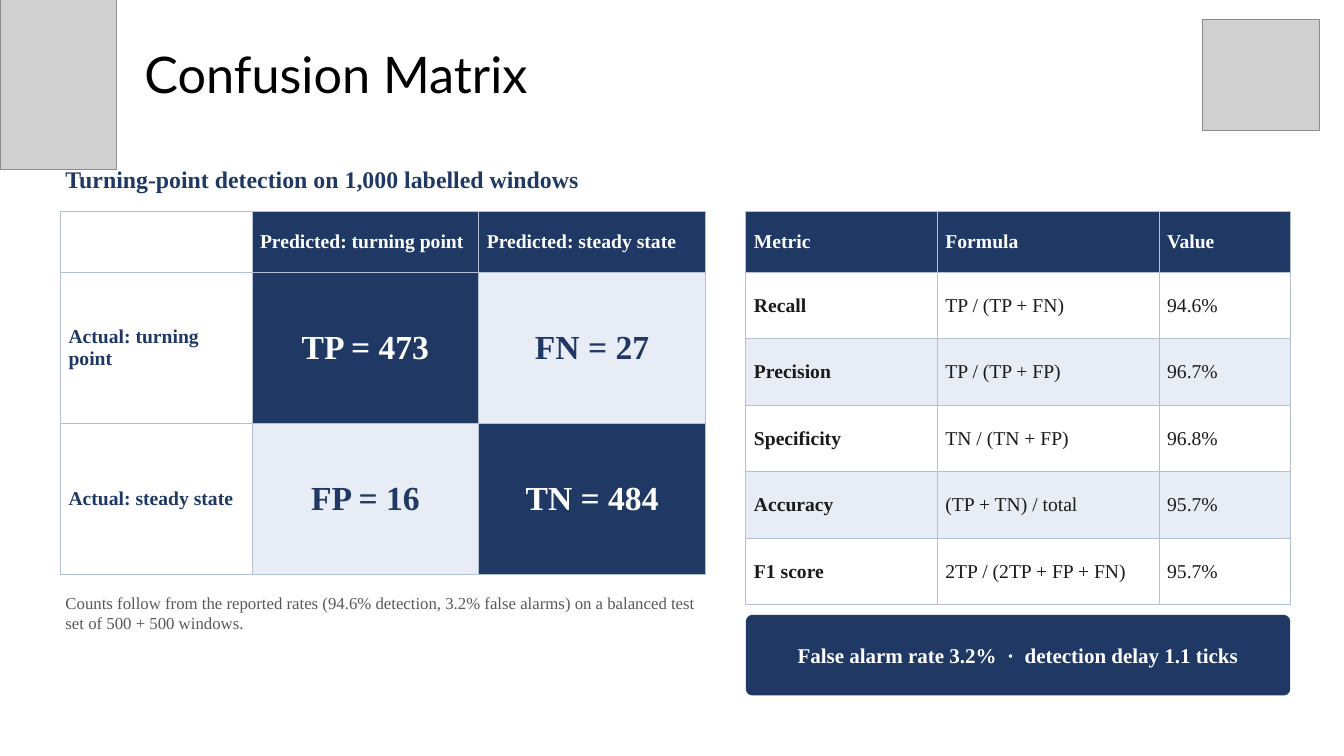
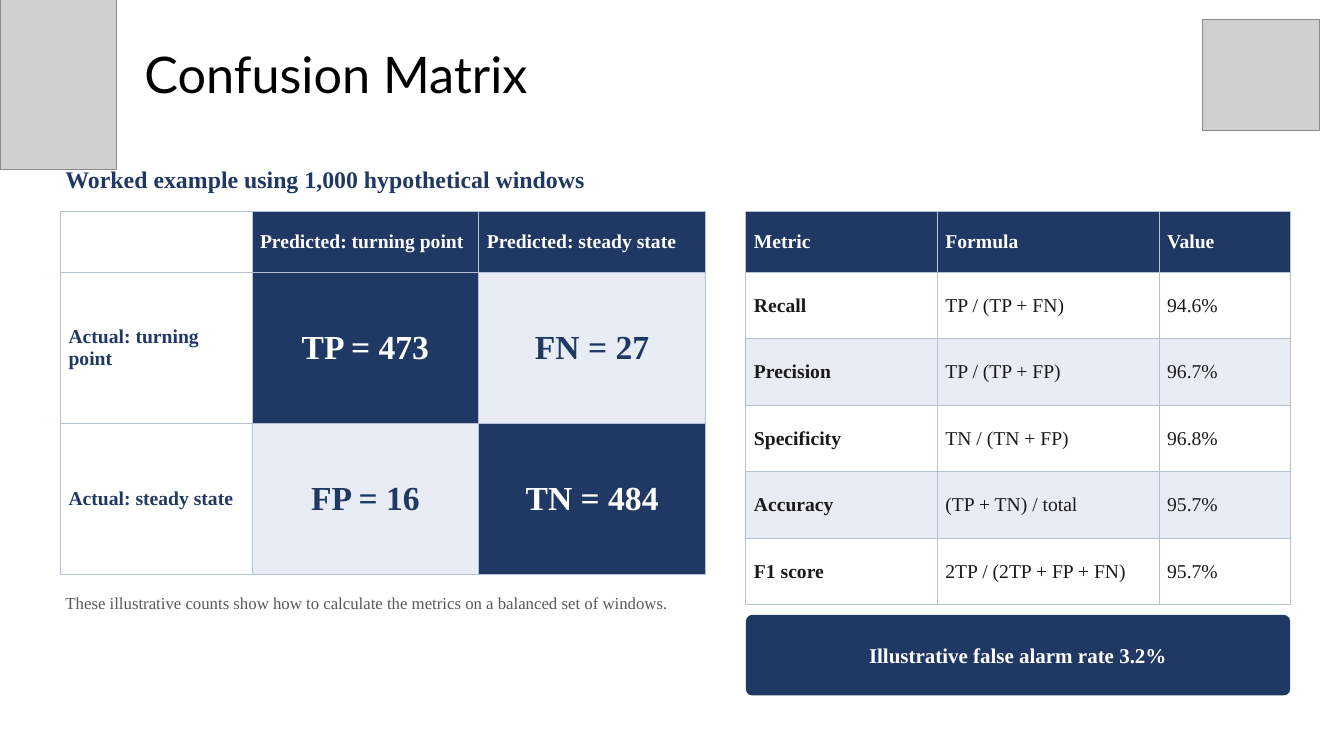
Before and after one commit to MITHUNtech11/CSA1021-SOFTWARE-ENGINEERING-, a slide deck: slide 12 of Capstone/EsportEcho_Capstone (1).pptx. Drawn at 1344x756 pixels with LibreOffice and Linux fonts; fonts in the diff are those of the drawing; grey boxes stand for pictures. Boxes give left, top, right and bottom in pixels: in the first picture for what was removed or moved away, otherwise in the second. Text is boxed around its words. In the diff, an @@ line names an element or a change of style, - is before the commit and + after.

```diff
--- a/Capstone/EsportEcho_Capstone (1).pptx
+++ b/Capstone/EsportEcho_Capstone (1).pptx
@@ text at (65, 169, 585, 193): text changed @@
-Turning-point detection on 1,000 labelled windows
+Worked example using 1,000 hypothetical windows
@@ text at (65, 597, 668, 609): text changed @@
-Counts follow from the reported rates (94.6% detection, 3.2% false alarms) on a balanced test set of 500 + 500 windows.
+These illustrative counts show how to calculate the metrics on a balanced set of windows.
@@ text in rounded rectangle at (869, 648, 1166, 664): text changed @@
-False alarm rate 3.2% · detection delay 1.1 ticks
+Illustrative false alarm rate 3.2%
```
Also in this commit, not shown: 9 other slides changed, 29 other files.
